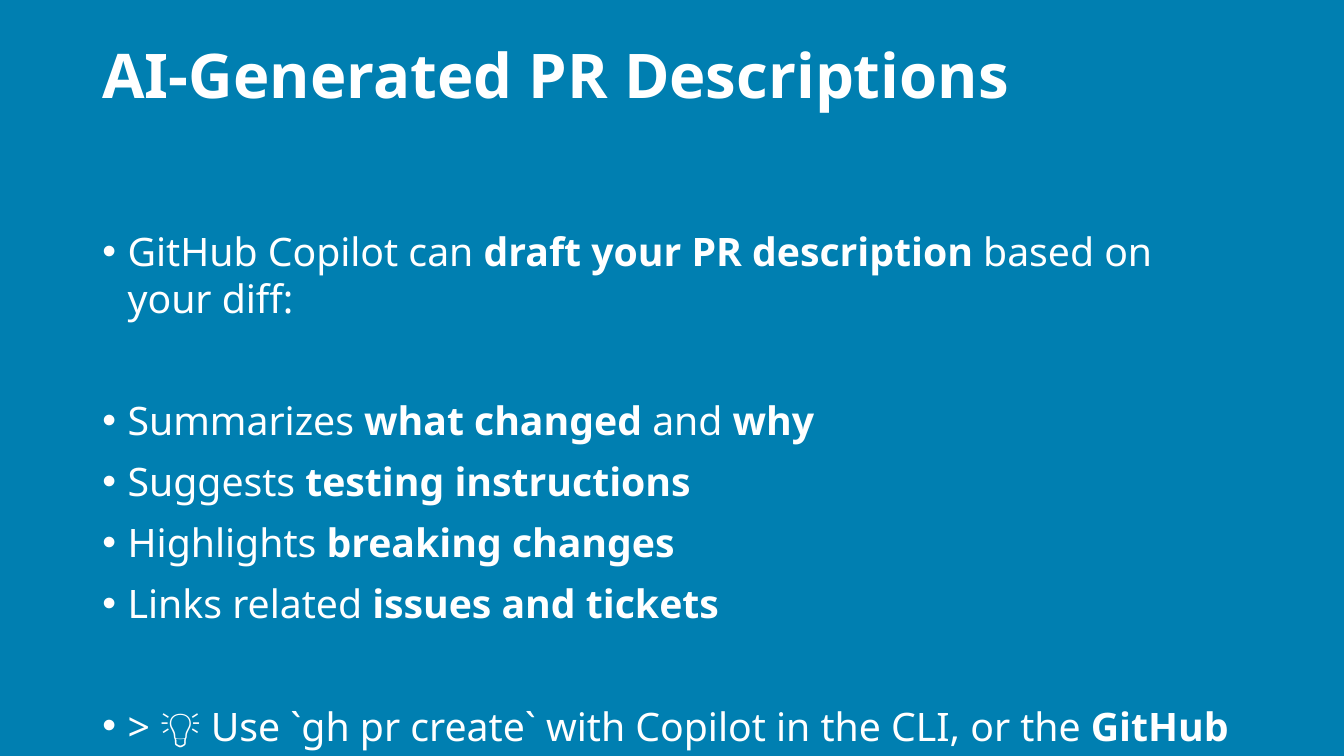
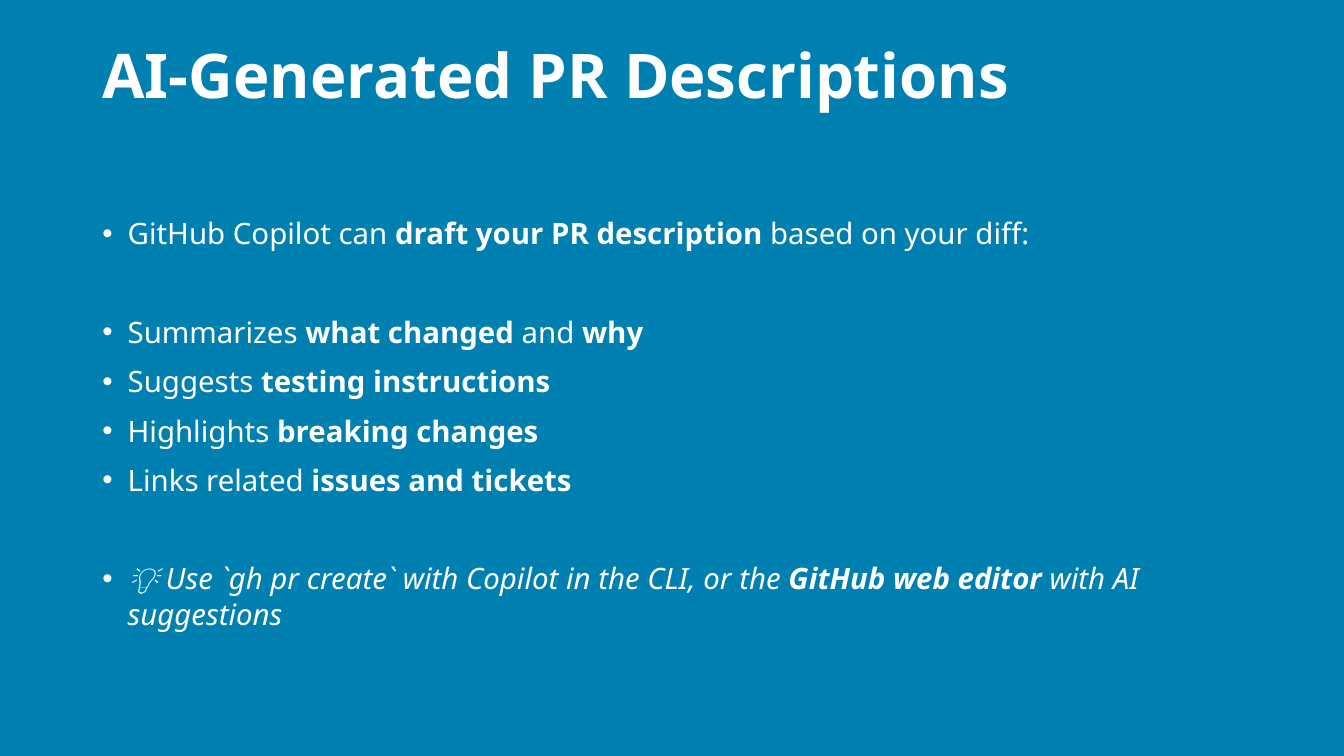
Before and after one commit to j0hnnymiller/AI-Assisted-Software-Development, a slide deck: slide 88 of Slides/output/aiasd-311-monday-draft.pptx. Drawn at 1344x756 pixels with LibreOffice and Linux fonts; fonts in the diff are those of the drawing; background and template pictures are left out. Boxes give left, top, right and bottom in pixels: in the first picture for what was removed or moved away, otherwise in the second. Text is boxed around its words. In the diff, an @@ line names an element or a change of style, - is before the commit and + after.

Commit message:
build(slides): refresh generated Monday draft deck

```diff
--- a/Slides/output/aiasd-311-monday-draft.pptx
+++ b/Slides/output/aiasd-311-monday-draft.pptx
@@ text at (x1=128, y1=221, x2=1029, y2=492): size 28 to 21 pt in "GitHub Copilot can draft your PR description ...", "Summarizes what changed and why", "Suggests testing instructions", "Highlights breaking changes" and 1 more places @@
@@ text at (x1=128, y1=566, x2=1139, y2=632): text changed; size 28 to 21 pt; italic on @@
-• > 💡 Use `gh pr create` with Copilot in the CLI, or the GitHub web editor with AI suggestions
+• 💡 Use `gh pr create` with Copilot in the CLI, or the GitHub web editor with AI suggestions
```
Also in this commit, not shown: 138 other slides changed.
